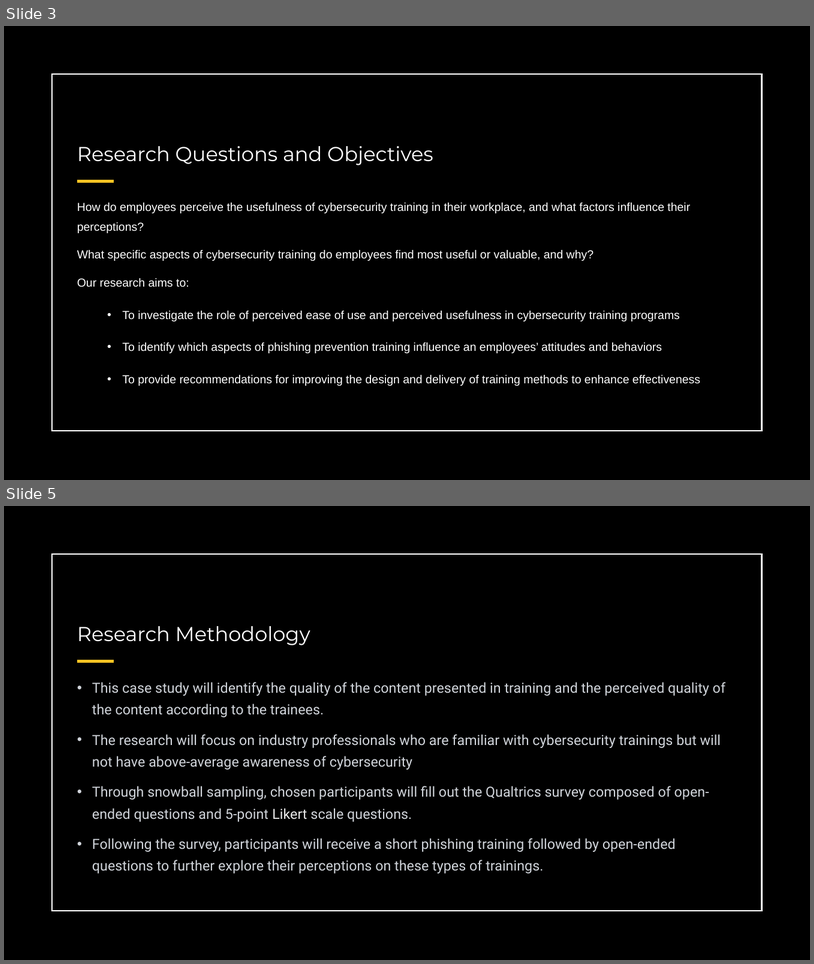
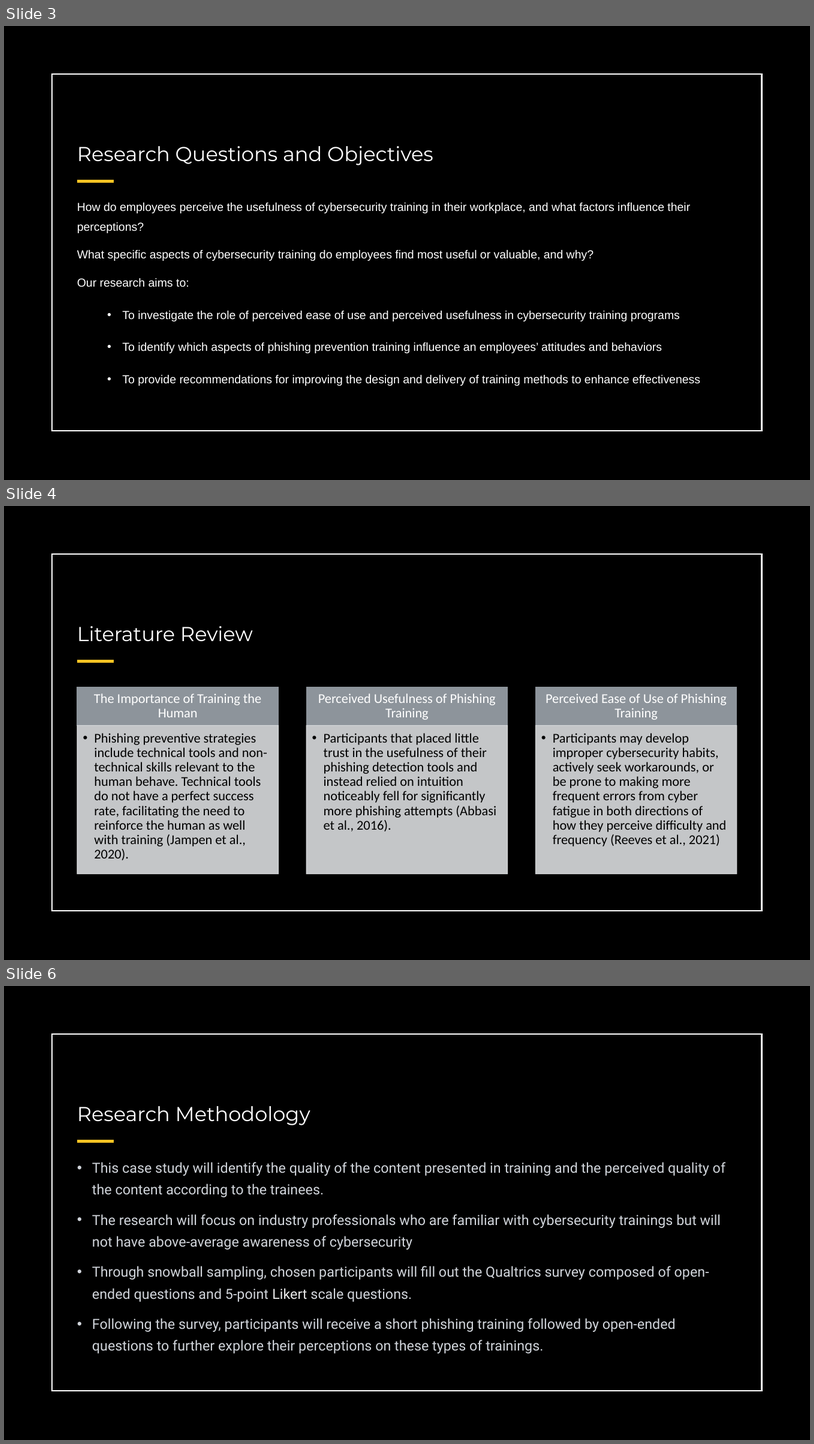
Before and after one commit to snowbowls/W.B.T.T.R.Y.A.Y.C.E.W, a slide deck: PPT/Alpha Review.pptx. Shown one above the other, each under a label of ours: slides 3 and 5 before the commit, slides 3, 4 and 6 after it; the slides between them are not shown. The pictures are 814x964 and 814x1444 pixels, drawn with LibreOffice and Linux fonts; fonts in the diff are those of the drawing. Boxes give left, top, right and bottom in pixels: in the first picture for what was removed or moved away, otherwise in the second. Text is boxed around its words. In the diff, an @@ line names an element or a change of style, - is before the commit and + after.

Commit message:
Lit Review Slides for PPT

```diff
--- a/PPT/Alpha Review.pptx
+++ b/PPT/Alpha Review.pptx
@@ slide 4 added at (4, 506, 810, 960), background #FFFFFF; not listed: 3 template elements that a slide beside it also shows @@
@@ title added at (77, 626, 253, 641), 24 pt, text #FFFFFF @@
+Literature Review
@@ group added at (77, 687, 738, 874): 6 rectangles, 6 texts @@
+The Importance of Training the Human
+  • Phishing preventive strategies include technical tools and non-technical skills relevant to the human behave. Technical tools do not have a perfect success rate, facilitating the need to reinforce the human as well with training (Jampen et al., 2020).
+Perceived Usefulness of Phishing Training
+  • Participants that placed little trust in the usefulness of their phishing detection tools and instead relied on intuition noticeably fell for significantly more phishing attempts (Abbasi et al., 2016).
+Perceived Ease of Use of Phishing Training
+  • Participants may develop improper cybersecurity habits, actively seek workarounds, or be prone to making more frequent errors from cyber fatigue in both directions of how they perceive difficulty and frequency (Reeves et al., 2021)
@@ what was slide 5 is now slide 6 @@
```
Also in this commit, not shown: 1 other slide added, 1 slide removed.
